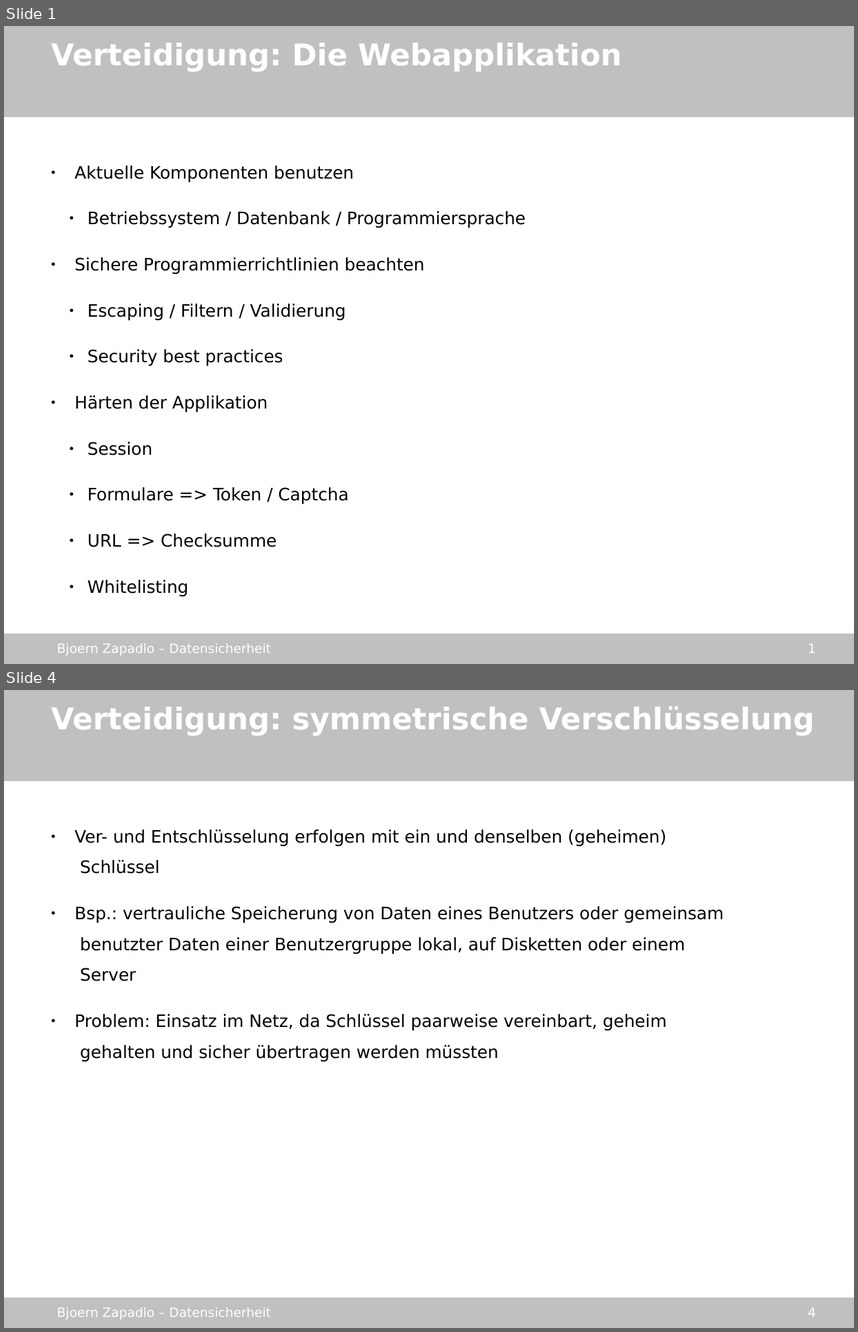
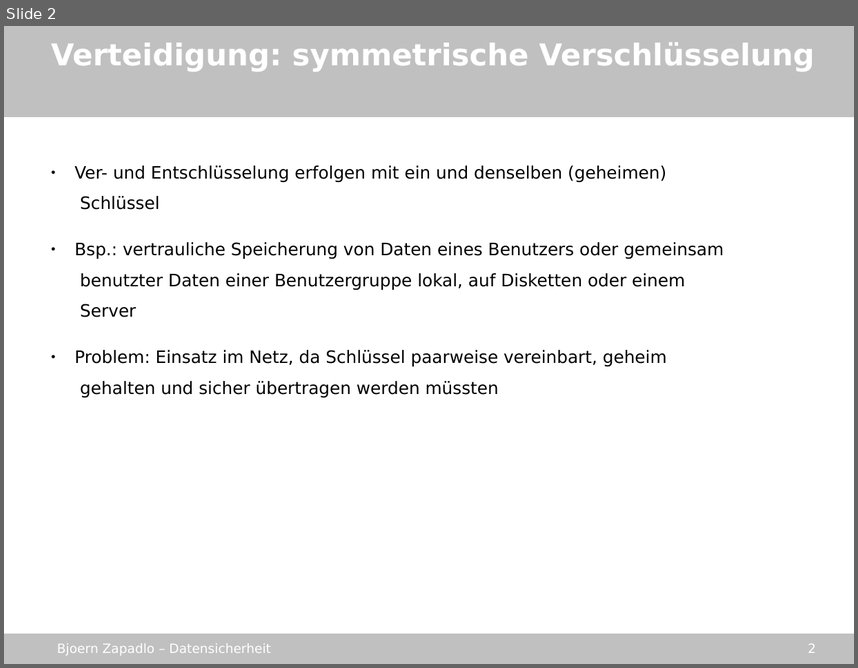
Before and after one commit to gmb2012/sae-datasecurity, a slide deck: stuff/datensicherheit_sae.odp. Shown one above the other, each under a label of ours: slides 1 and 4 before the commit, slide 2 after it; the slides between them are not shown. The pictures are 858x1332 and 858x668 pixels, drawn with LibreOffice and Linux fonts; fonts in the diff are those of the drawing; background and template pictures are left out. Boxes give left, top, right and bottom in pixels: in the first picture for what was removed or moved away, otherwise in the second. Text is boxed around its words. In the diff, an @@ line names an element or a change of style, - is before the commit and + after.

```diff
--- a/stuff/datensicherheit_sae.odp
+++ b/stuff/datensicherheit_sae.odp
@@ slide 1 removed at [4,26,854,664], background picture (left out); not listed: 4 template elements that a slide beside it also shows @@
@@ text removed at [51,43,622,72] @@
-Verteidigung: Die Webapplikation
@@ text removed at [74,165,526,596] @@
-● Aktuelle Komponenten benutzen
-  ● Betriebssystem / Datenbank / Programmiersprache
-● Sichere Programmierrichtlinien beachten
-  ● Escaping / Filtern / Validierung
-  ● Security best practices
-● Härten der Applikation
-  ● Session
-  ● Formulare => Token / Captcha
-  ● URL => Checksumme
-  ● Whitelisting
@@ what was slide 4 is now slide 2 @@
@@ page number at [808,643,816,653]: text changed @@
-4
+2
```
Also in this commit, not shown: 2 other slides removed, 1 other file.
